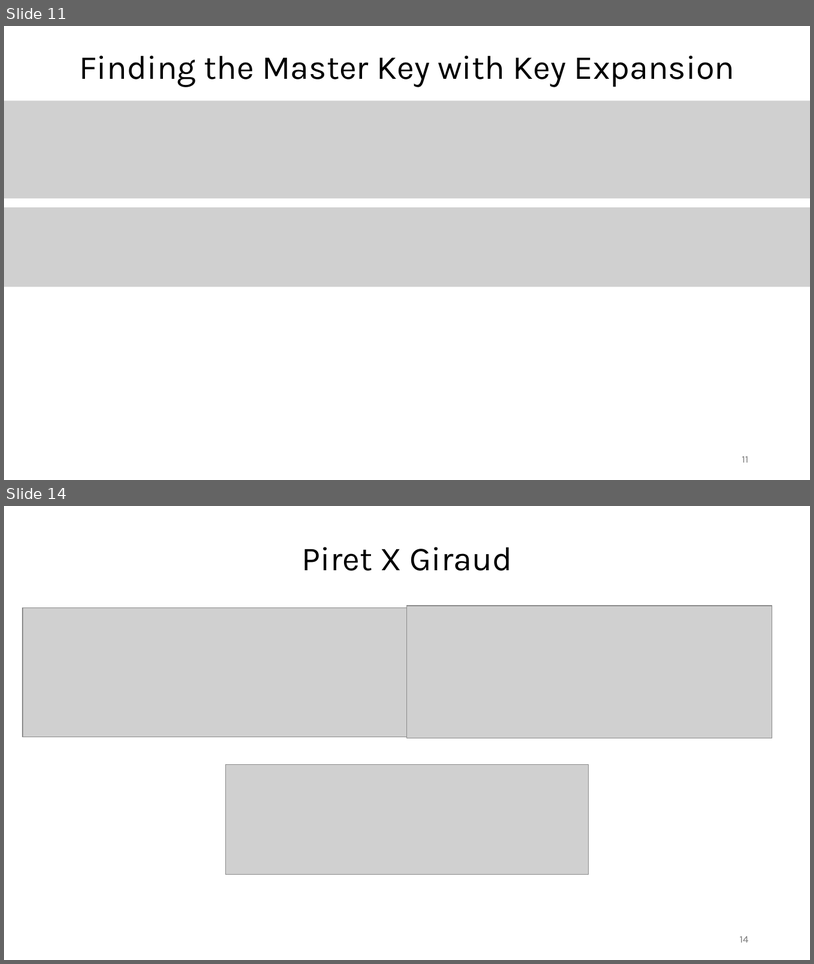
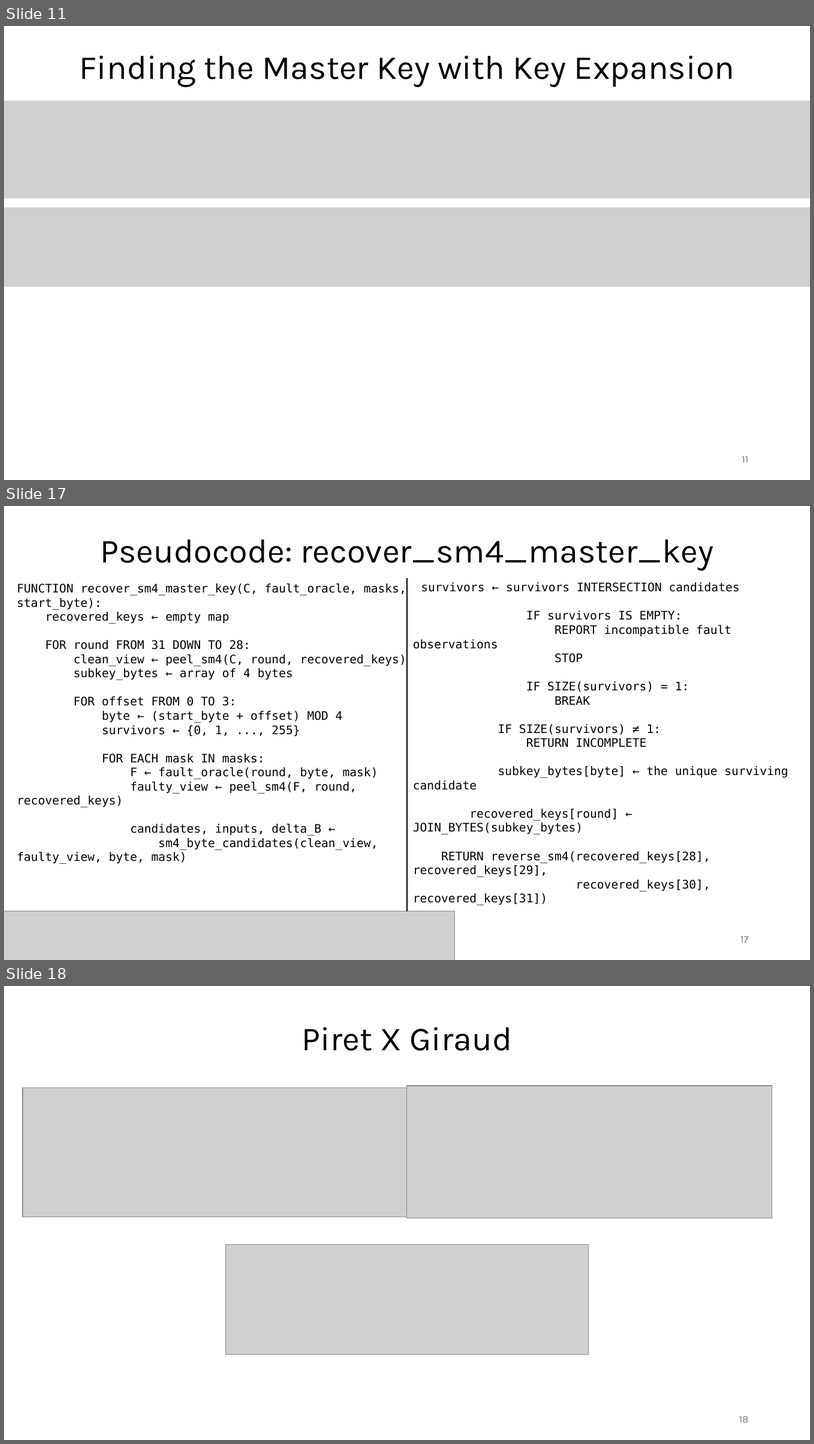
Before and after one commit to Specht1000/PFE-SM4-Fault-Injection, a slide deck: docs/Apresentation_PFE.pptx. Shown one above the other, each under a label of ours: slides 11 and 14 before the commit, slides 11, 17 and 18 after it; the slides between them are not shown. The pictures are 814x964 and 814x1444 pixels, drawn with LibreOffice and Linux fonts; fonts in the diff are those of the drawing; grey boxes stand for pictures. Boxes give left, top, right and bottom in pixels: in the first picture for what was removed or moved away, otherwise in the second. Text is boxed around its words. In the diff, an @@ line names an element or a change of style, - is before the commit and + after.

Commit message:
Slides updated with pseudocode

```diff
--- a/docs/Apresentation_PFE.pptx
+++ b/docs/Apresentation_PFE.pptx
@@ slide 17 added at <box>4,506,810,960</box>, background #FFFFFF @@
@@ text added at <box>101,539,714,571</box>, 40 pt, text #000000 @@
+Pseudocode: recover_sm4_master_key
@@ text added at <box>17,583,407,864</box>, 14 pt, text #000000 @@
+FUNCTION recover_sm4_master_key(C, fault_oracle, masks, start_byte):
+recovered_keys ← empty map
+FOR round FROM 31 DOWN TO 28:
+clean_view ← peel_sm4(C, round, recovered_keys)
+subkey_bytes ← array of 4 bytes
+FOR offset FROM 0 TO 3:
+byte ← (start_byte + offset) MOD 4
+survivors ← {0, 1, ..., 255}
+FOR EACH mask IN masks:
+F ← fault_oracle(round, byte, mask)
+faulty_view ← peel_sm4(F, round, recovered_keys)
+candidates, inputs, delta_B ←
+sm4_byte_candidates(clean_view, faulty_view, byte, mask)
@@ line added from (408, 578) to (408, 912), #000000 1.5 pt @@
@@ text added at <box>413,582,788,905</box>, 14 pt, text #000000 @@
+survivors ← survivors INTERSECTION candidates
+IF survivors IS EMPTY:
+REPORT incompatible fault observations
+STOP
+IF SIZE(survivors) = 1:
+BREAK
+IF SIZE(survivors) ≠ 1:
+RETURN INCOMPLETE
+subkey_bytes[byte] ← the unique surviving candidate
+recovered_keys[round] ← JOIN_BYTES(subkey_bytes)
+RETURN reverse_sm4(recovered_keys[28], recovered_keys[29],
+recovered_keys[30], recovered_keys[31])
@@ picture added at <box>4,912,455,960</box> @@
@@ page number added at <box>741,936,749,942</box>, 12 pt, text #797979 @@
+17
@@ what was slide 14 is now slide 18 @@
@@ page number at <box>740,1416,749,1422</box>: text changed @@
-14
+18
```
Also in this commit, not shown: 5 other slides added, 2 slides removed.
